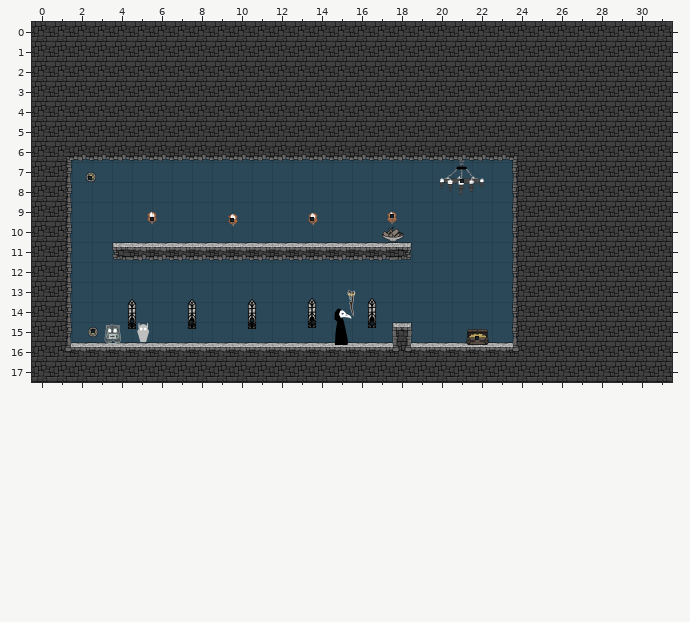
An edit to a level. Tiled map (JSON), Physics/Physics/assets/harvey_test.tmj. The picture above was drawn from the file before the commit.
Cells are 300x300 px. Shown: x 0..31, y 0..17.
After the commit:
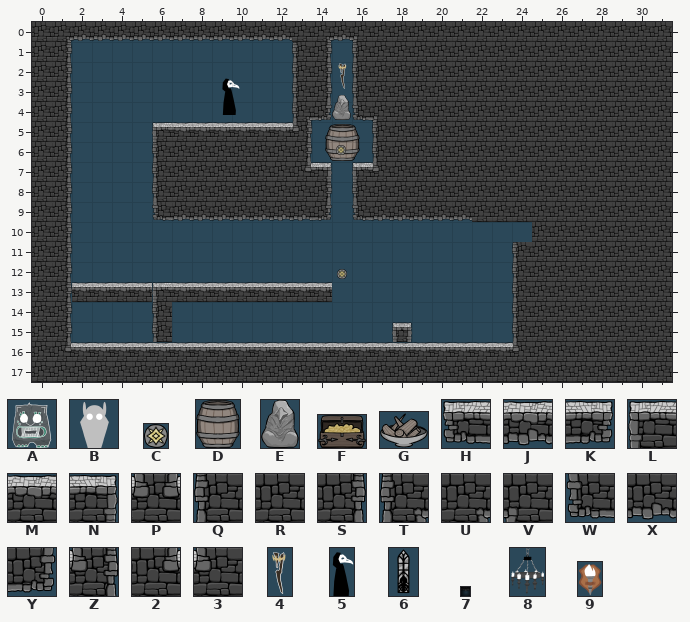
Key: from "EnemyTiles": A 2 "totem", B 3 "moth"; from "GameObjects": C 0 "chainEnd", D 1 "burnable", E 2 "nonburnable", F 4 "goaldoor", G 18 "brazier"; from "PlatformTiles": H 1, J 2, K 3, L 13, M 14, N 15, P 22, Q 25, R 26, S 27, T 30, U 32, V 33, W 37, X 38, Y 39, Z 43, 2 44, 3 45; from "PlayerTorchTiles": 4 2 "torch", 5 3 "player"; from "backgroundAssets": 6 4 "window", 7 10 "light", 8 14 "chandelier", 9 15 "holder".
_ is an empty cell.
Objects are placed by their top-left corner, in cells (3,4 is the top-left corner of cell 3,4); size is 1x1 cell unless given.
Edits made:
Layer "Tile Layer 1":
y 0: x 1..12 RRRRRRRRRRRR -> UXXXXXXXXXXX; x 14..16 RRR -> UXV
y 1..3: x 1..16 RRRRRRRRRRRRRRRR -> S___________QS_Q
y 4: x 1..17 RRRRRRRRRRRRRRRRR -> S___________TY_WV
y 5: x 1..17 RRRRRRRRRRRRRRRRR -> S____LMMMMMMZ___Q
y 6: x 1..24 UXXXXXXXXXXXXXXXXXXXXXXV -> S____QRRRRRRS___QRRRRRRR
y 7: x 6..14 _________ -> QRRRRRR2N; x 16..24 ________Q -> L3RRRRRRR
y 8: x 6..14 _________ -> QRRRRRRRS; x 16..24 ________Q -> QRRRRRRRR
y 9: x 6..14 _________ -> WXXXXXXXY; x 16..24 ________Q -> WXXXXXRRR
y 10: x 24 Q -> _
y 11: x 4..18 HJJJJJJJJJJJJJK -> _______________
y 13: x 2..14 _____________ -> MMMMLMMMMMMMM
y 14..15: x 6 _ -> Q
y 16: x 18 P -> M
Layer "Entities":
added: E "nonburnable" at 15,3.6 size 1x1.2
added: D "burnable" at 14.7,5.1 size 1.7x1.8
removed: C "1" at 2.7,7.5 size 0.5x0.5
removed: 8 "chandelier" at 20.3,6.9 size 2.3x1.8
removed: 9 "holder" at 5.8,9.5 size 0.5x0.7
removed: 9 "holder" at 17.8,9.5 size 0.5x0.7
removed: 9 "holder" at 13.8,9.5 size 0.5x0.7
removed: 9 "holder" at 9.8,9.5 size 0.5x0.7
removed: G "infburnable" at 17.5,10.2 size 1.1x0.8
removed: 6 "window" at 16.5,13.7 size 1x1.7
removed: 6 "window" at 13.5,13.8 size 1x1.7
removed: 6 "window" at 7.5,13.8 size 1x1.7
removed: 6 "window" at 4.5,13.8 size 1x1.7
removed: 6 "window" at 10.5,13.8 size 1x1.7
removed: C "2" at 2.8,15.2 size 0.5x0.5
removed: F "goaldoor" at 21.7,15.3 size 1.2x0.8
Layer "Enemies":
removed: B "moth" at 5,15
removed: A "totem" at 3.6,15.1
Layer "Player":
added: 4 "torch" at 15.2,1.9 size 0.7x1.5
added: 5 "player" at 9.4,2.7 size 1x2
added: C "chainEnd" at 15.2,6.2 size 0.5x0.5
added: C "chainEnd" at 15.2,12.4 size 0.5x0.5
removed: 4 "torch" at 15.6,13.3 size 0.7x1.5
removed: 5 "player" at 15,14.1 size 1x2
Layer "Action Entities":
removed: 7 "light" at 2.8,7.7 size 0.2x0.2
removed: 7 "light" at 21.4,7.9 size 0.2x0.2
removed: 7 "light" at 17.9,9.6 size 0.2x0.2
removed: 7 "light" at 5.9,9.8 size 0.2x0.2
removed: 7 "light" at 13.9,9.8 size 0.2x0.2
removed: 7 "light" at 9.9,9.8 size 0.2x0.2
removed: 7 "light" at 10.9,14.8 size 0.2x0.2
removed: 7 "light" at 4.9,14.9 size 0.2x0.2
removed: 7 "light" at 14,14.9 size 0.2x0.2
removed: 7 "light" at 7.9,14.9 size 0.2x0.2
removed: 7 "light" at 16.9,14.9 size 0.2x0.2
removed: 7 "light" at 3,15.3 size 0.2x0.2
removed: 7 "light" at 22.2,15.7 size 0.2x0.2
Boxes around the changes in both pictures, in picture pixels (x1, y1, x2, y2):
changed: (65, 34, 532, 261)
added: (337, 269, 347, 279)
changed: (72, 282, 332, 343)
removed: (334, 290, 356, 345)
removed: (367, 298, 377, 328)
removed: (466, 329, 489, 345)
changed: (392, 342, 412, 352)
